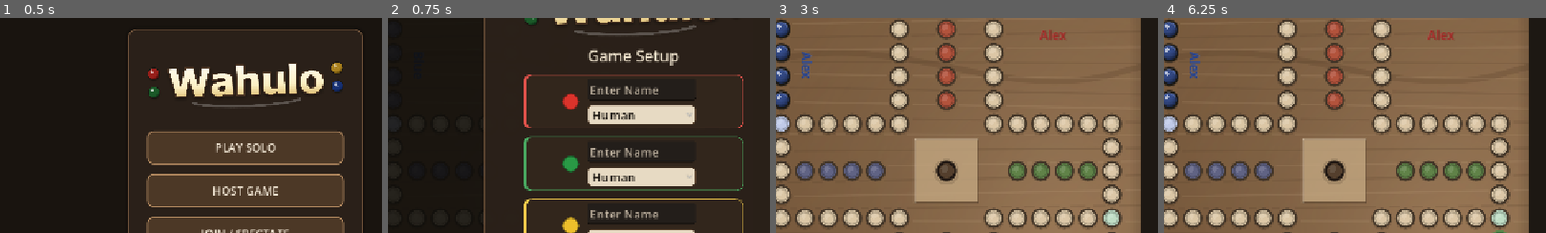
Above: before the commit, frames 1-4 (left to right).
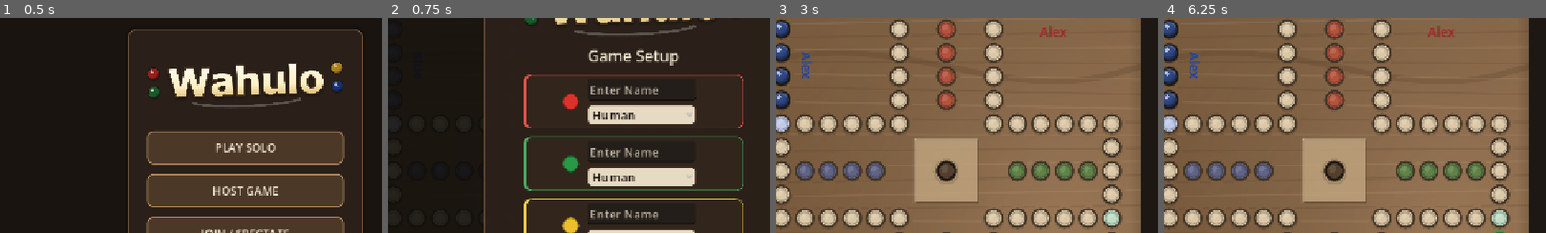
Above: after the commit, the same moments.

Repository: ItsTheMcCoy/wahoo-app
Game: Godot game, scene res://scenes/HomeScreen.tscn
The game is run twice, just before and just after one commit, with the same random seed, the same clock (stepped at 60 frames per second) and the same inputs.
Inputs (mouse positions are % of the whole screen's width and height, from its top left):
- Up to frame 1 (0.5 s): no input
- Up to frame 2 (0.75 s): click "PLAY SOLO" at 0.5 s
- Up to frame 3 (3 s): click (51, 31) at 1.27 s; type "Alex" at 1.35 s; click (51, 46) at 1.5 s; type "Alex" at 1.58 s; click (51, 60) at 1.73 s; type "Alex" at 1.82 s; click (51, 74) at 2.02 s; type "Alex" at 2.1 s; click "Start Game" at 2.75 s
- Up to frame 4 (6.25 s): click "Menu" at 3.5 s; click "Roll" at 4.25 s; move the mouse to (40, 50) at 5.02 s; click (40, 50) at 5.17 s; move the mouse to (30, 55) at 5.77 s; click (30, 55) at 5.92 s
The pictures show only the part of the screen within x 18-68%, y 14-64%; the shares and areas given below are measured in that part.

Frame 1 is identical in both runs. In frame 3, 0.2% of the frame differs, in the area x 69-76%, y 3-11%; in frame 4, 0.2%.

Commit message:
Adjust red seat label spacing to match visual gap

Diff:
--- a/godot/scripts/wahoo_board_view.gd
+++ b/godot/scripts/wahoo_board_view.gd
@@ -681,9 +681,10 @@
 func _seat_label_anchor(player: int) -> Vector2:
     var bounds := _base_cluster_bounds(player)
     var inset := _cell_size * 0.34
+    var red_inset := _cell_size * 0.20
 
     if player == 0:
-        return Vector2(bounds.get_center().x, bounds.end.y + inset)
+        return Vector2(bounds.get_center().x, bounds.end.y + red_inset)
     if player == 2:
         return Vector2(bounds.get_center().x, bounds.position.y - inset)
     if player == 1:
Not shown, changed: godot/build/web/index.html
Not shown, changed: godot/build/web/index.pck
